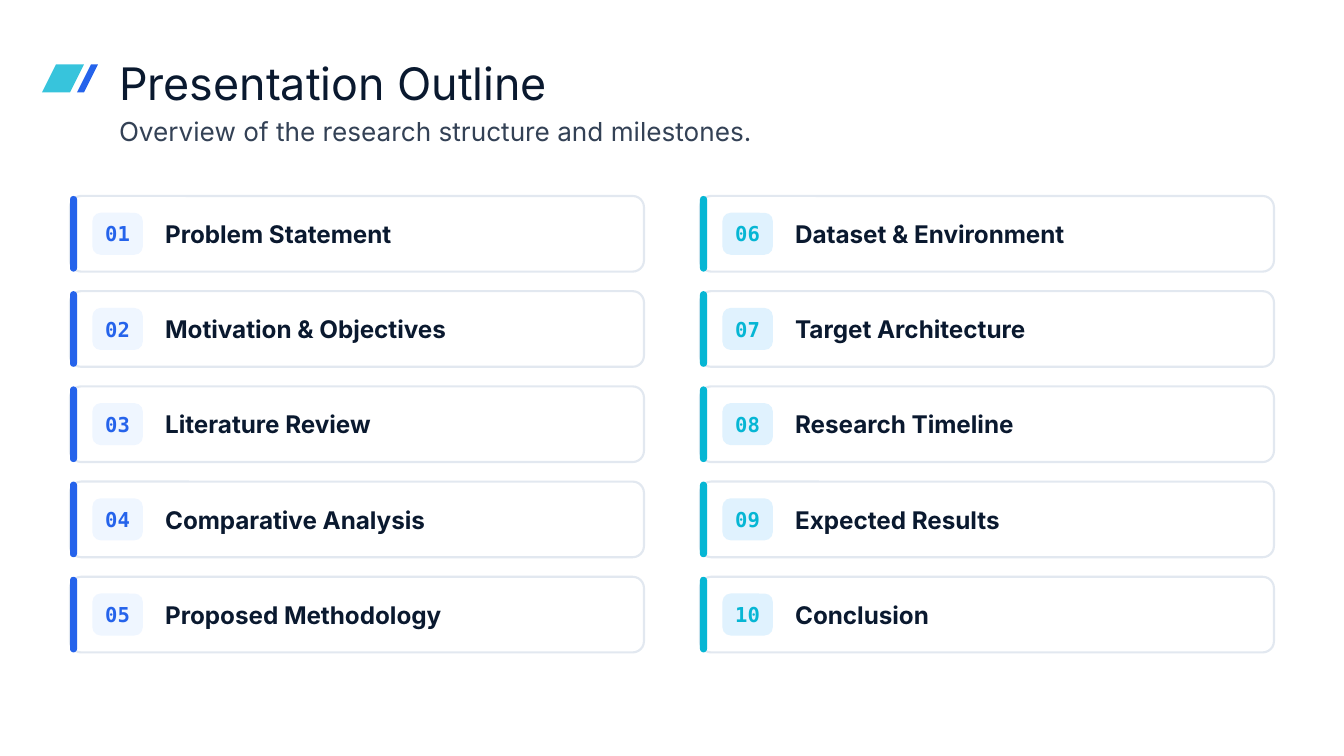
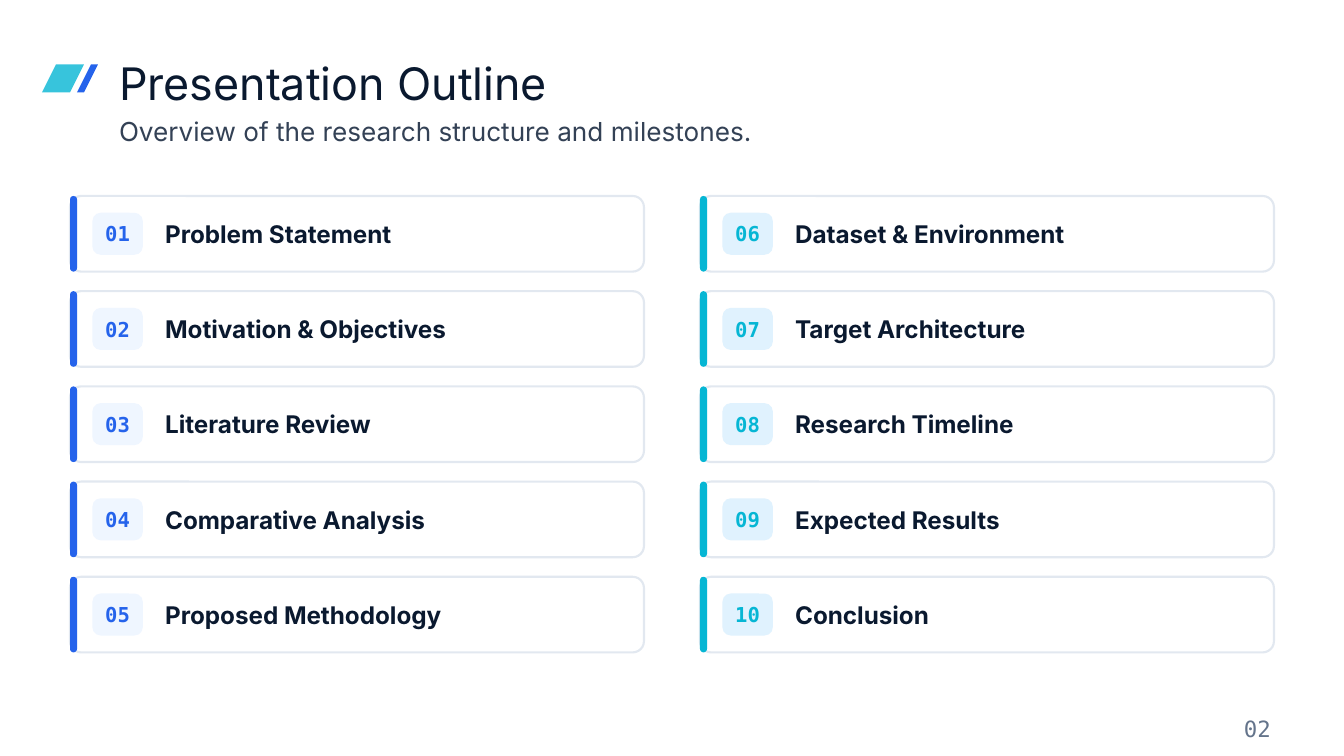
Before and after one commit to sadman128/aml_rocm_native, a slide deck: slide 2 of docs/pre_defense/predefense.pptx. Drawn at 1344x756 pixels with LibreOffice and Linux fonts; fonts in the diff are those of the drawing; background and template pictures are left out. Boxes give left, top, right and bottom in pixels: in the first picture for what was removed or moved away, otherwise in the second. Text is boxed around its words. In the diff, an @@ line names an element or a change of style, - is before the commit and + after.

```diff
--- a/docs/pre_defense/predefense.pptx
+++ b/docs/pre_defense/predefense.pptx
@@ text added at bbox=[1244, 720, 1271, 738], 12 pt, text #64748B @@
+02
```
Also in this commit, not shown: 11 other slides changed, 3 slides added, 2 slides removed, 53 other files.
